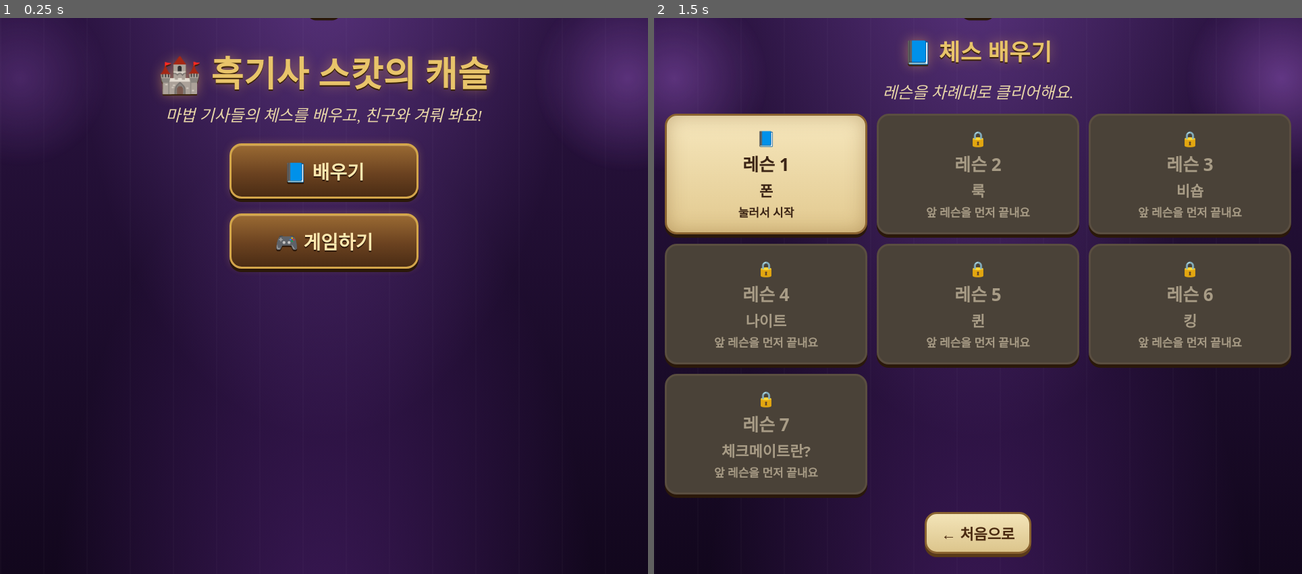
Above: before the commit, frames 1-2 (left to right).
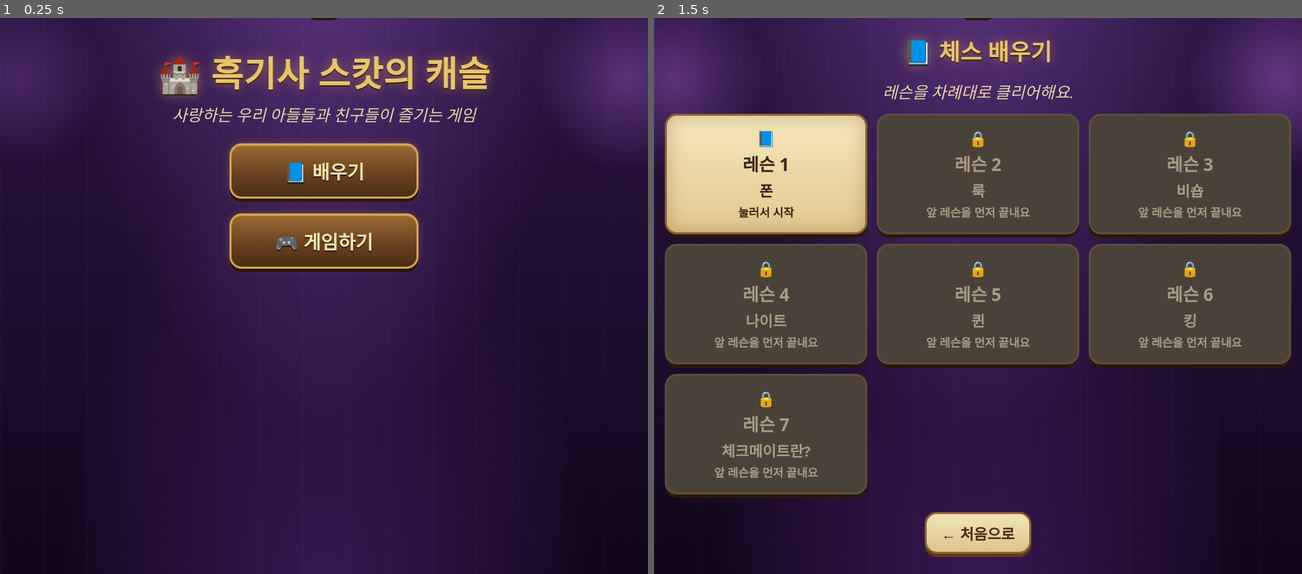
Above: after the commit, the same moments.

Repository: morabian7-ux/scotts-castle-chess
Game: browser game, page index.html
Same seed, same stepped clock (60 frames per second), same inputs: the game is played once before the commit and once after it.
Inputs:
- Up to frame 1 (0.25 s): no input
- Up to frame 2 (1.5 s): click "📘 배우기" at 1.27 s

The runs differ from the first frame. In frame 1, 0.7% of the frame differs, in the area x 25-75%, y 16-20%; in frame 2, nothing differs.

Commit message:
시작 화면 소제목을 '사랑하는 우리 아들들과 친구들이 즐기는 게임'으로
Co-Authored-By: Claude Opus 5.5 <noreply@anthropic.com>

Diff:
--- a/index.html
+++ b/index.html
@@ -265,7 +265,7 @@
 <!-- 1. 시작 화면 -->
 <section id="home" class="screen active">
   <h1>🏰 흑기사 스캇의 캐슬</h1>
-  <p class="sub">마법 기사들의 체스를 배우고, 친구와 겨뤄 봐요!</p>
+  <p class="sub">사랑하는 우리 아들들과 친구들이 즐기는 게임</p>
   <div class="menu">
     <button class="big" id="btnLearn">📘 배우기</button>
     <button class="big" id="btnPlay">🎮 게임하기</button>
